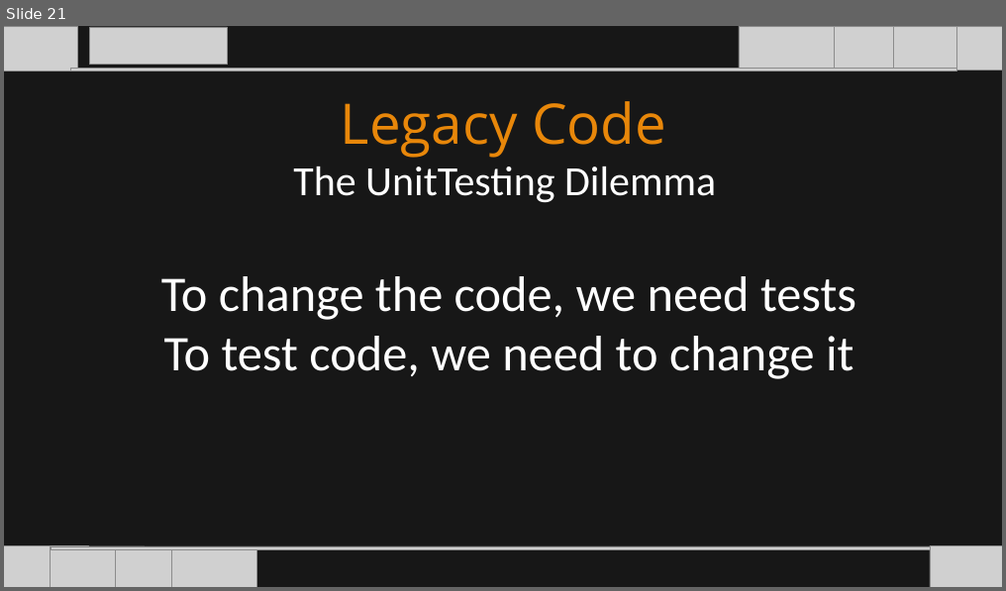
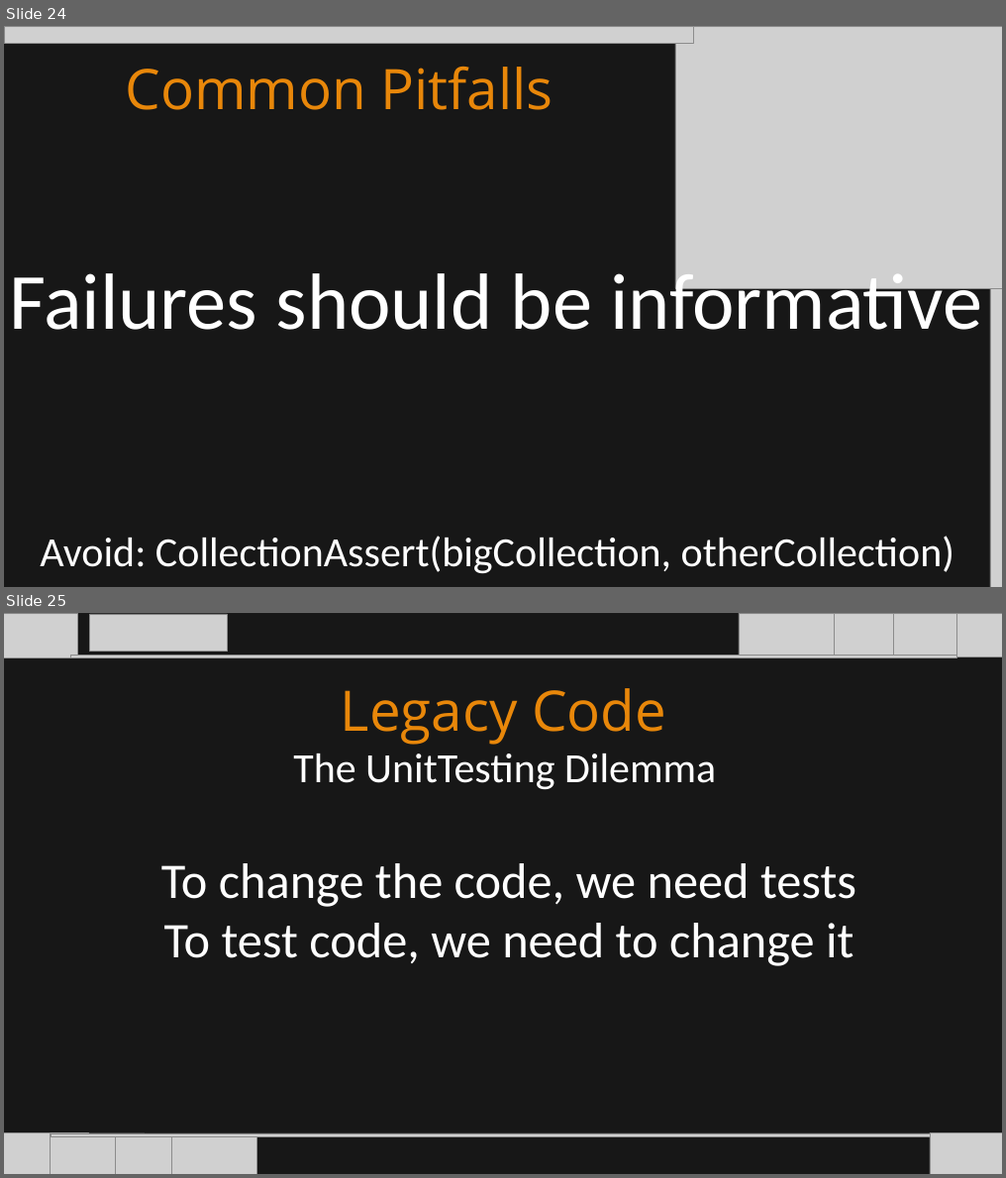
Before and after one commit to itenium-be/UnitTesting, a slide deck: UnitTesting-New.pptx. Shown one above the other, each under a label of ours: slide 21 before the commit, slides 24 and 25 after it. The pictures are 1006x591 and 1006x1178 pixels, drawn with LibreOffice and Linux fonts; fonts in the diff are those of the drawing; grey boxes stand for pictures. Boxes give left, top, right and bottom in pixels: in the first picture for what was removed or moved away, otherwise in the second. Text is boxed around its words. In the diff, an @@ line names an element or a change of style, - is before the commit and + after.

```diff
--- a/UnitTesting-New.pptx
+++ b/UnitTesting-New.pptx
@@ slide 24 added at [4, 26, 1002, 587], background #171717 @@
@@ picture added at [4, 26, 694, 43] @@
@@ picture added at [675, 26, 1002, 288] @@
@@ picture added at [739, 35, 967, 263] @@
@@ text added at [125, 67, 553, 110], 80.7 pt, text #E8870A @@
+Common Pitfalls
@@ picture added at [990, 216, 1002, 587] @@
@@ text added at [9, 263, 982, 330], 115 pt, text #FFFFFF @@
+Failures should be informative
@@ text added at [40, 536, 954, 574], 60 pt, text #FFFFFF @@
+Avoid: CollectionAssert(bigCollection, otherCollection)
@@ what was slide 21 is now slide 25 @@
```
Also in this commit, not shown: 9 slides changed, 5 other slides added.
